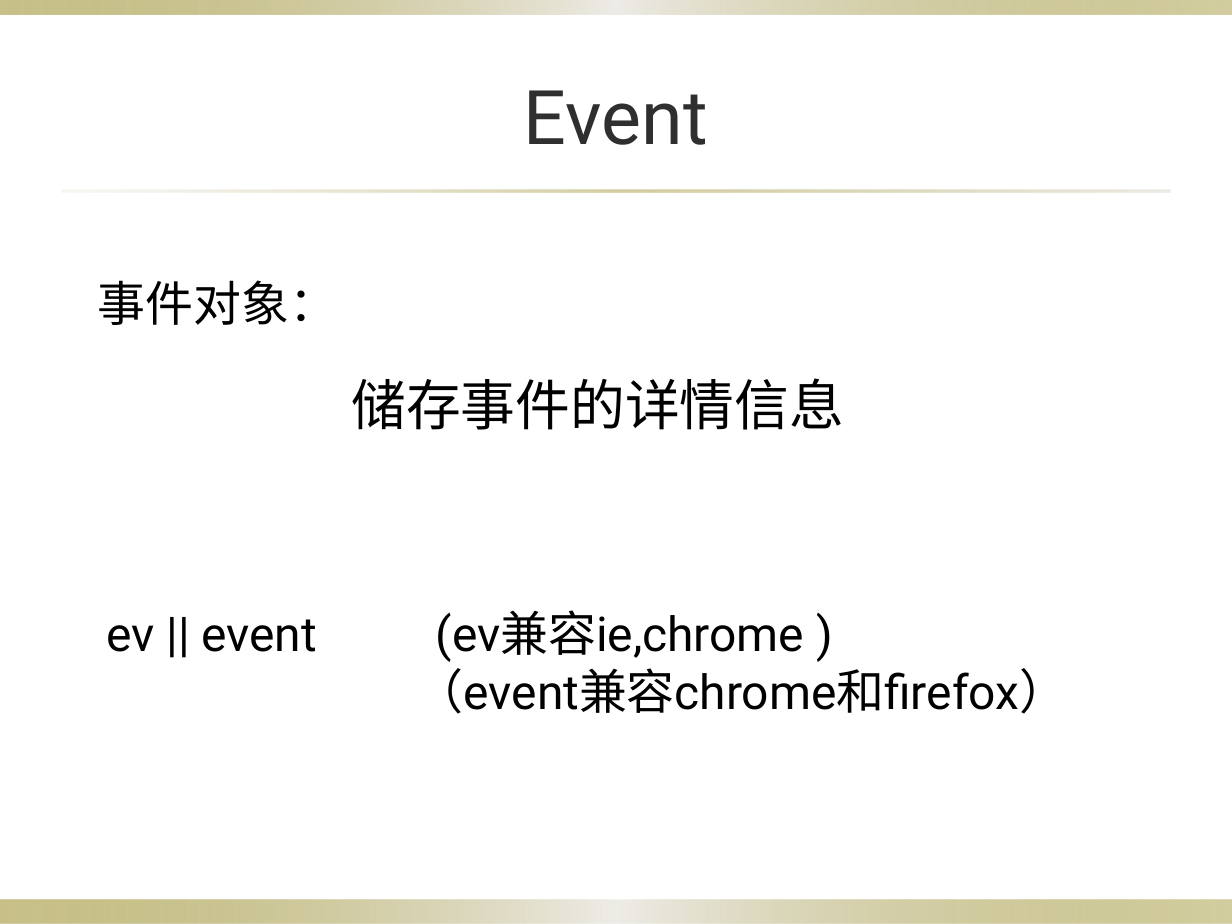
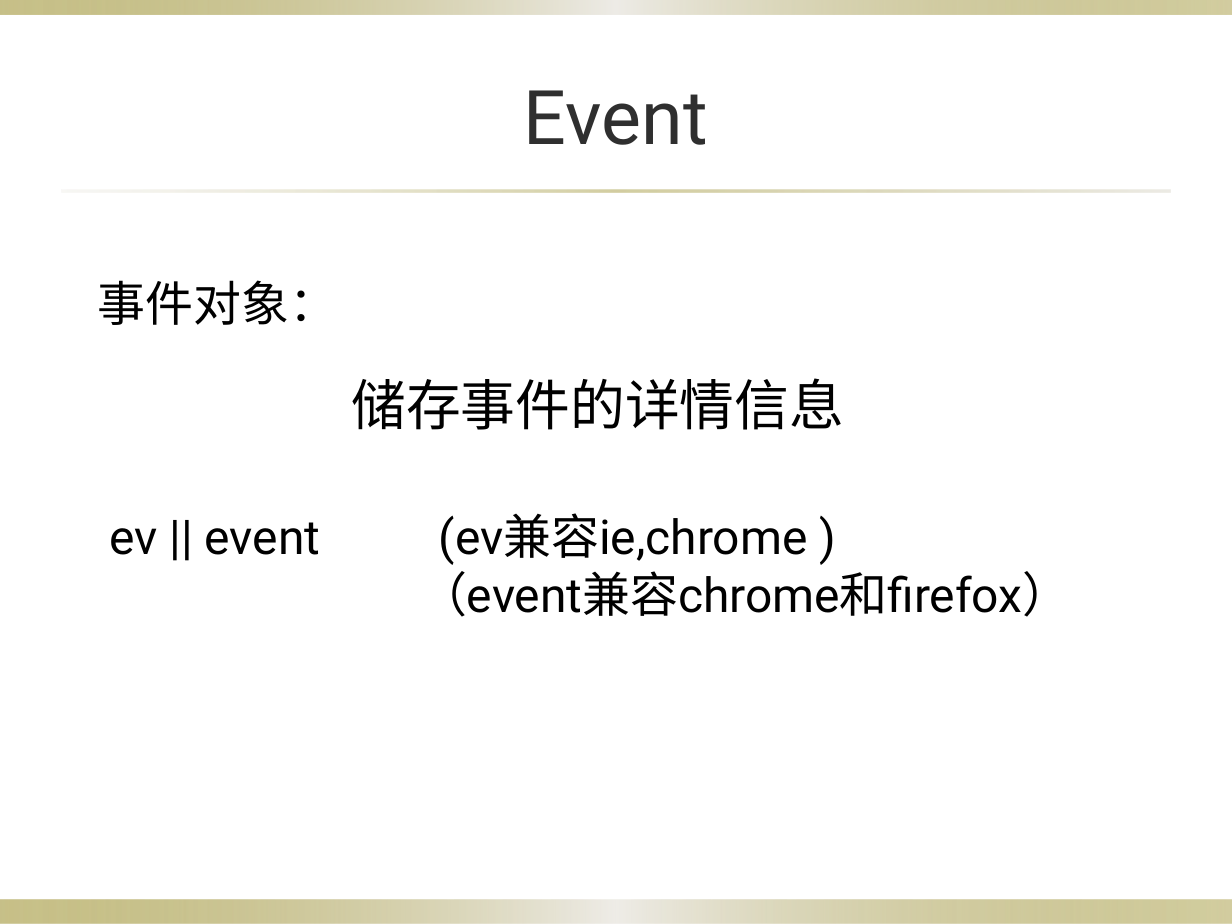
Before and after one commit to yangzcheung/yangzcheung, a slide deck: slide 19 of Dom/HTML DOM（css，event）.pptx (slide 15 before the commit). Drawn at 1232x924 pixels with LibreOffice and Linux fonts; fonts in the diff are those of the drawing; background and template pictures are left out. Boxes give left, top, right and bottom in pixels: in the first picture for what was removed or moved away, otherwise in the second. Text is boxed around its words. In the diff, an @@ line names an element or a change of style, - is before the commit and + after.

```diff
--- a/Dom/HTML DOM（css，event）.pptx
+++ b/Dom/HTML DOM（css，event）.pptx
@@ text "ev || event (ev兼容ie,chrome )" moved from (x1=106, y1=610, x2=1067, y2=714) to (x1=110, y1=513, x2=1070, y2=617) @@
```
Also in this commit, not shown: 6 other slides changed, 8 slides added, 2 slides removed, 3 other files.
